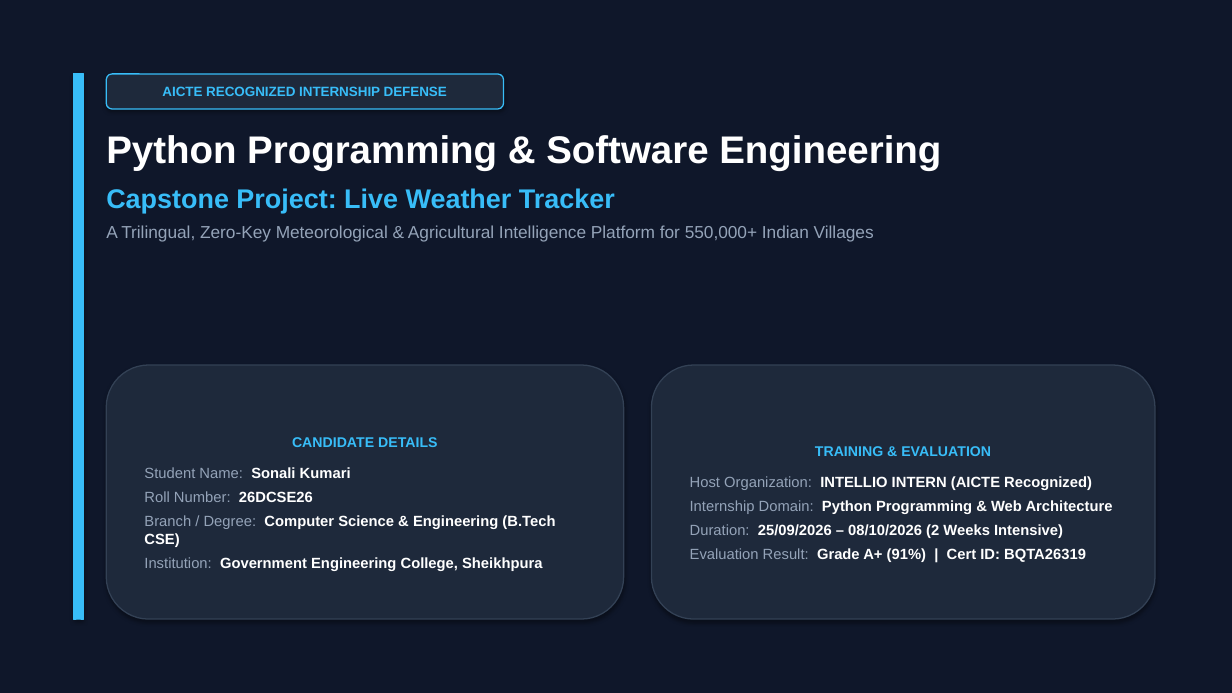
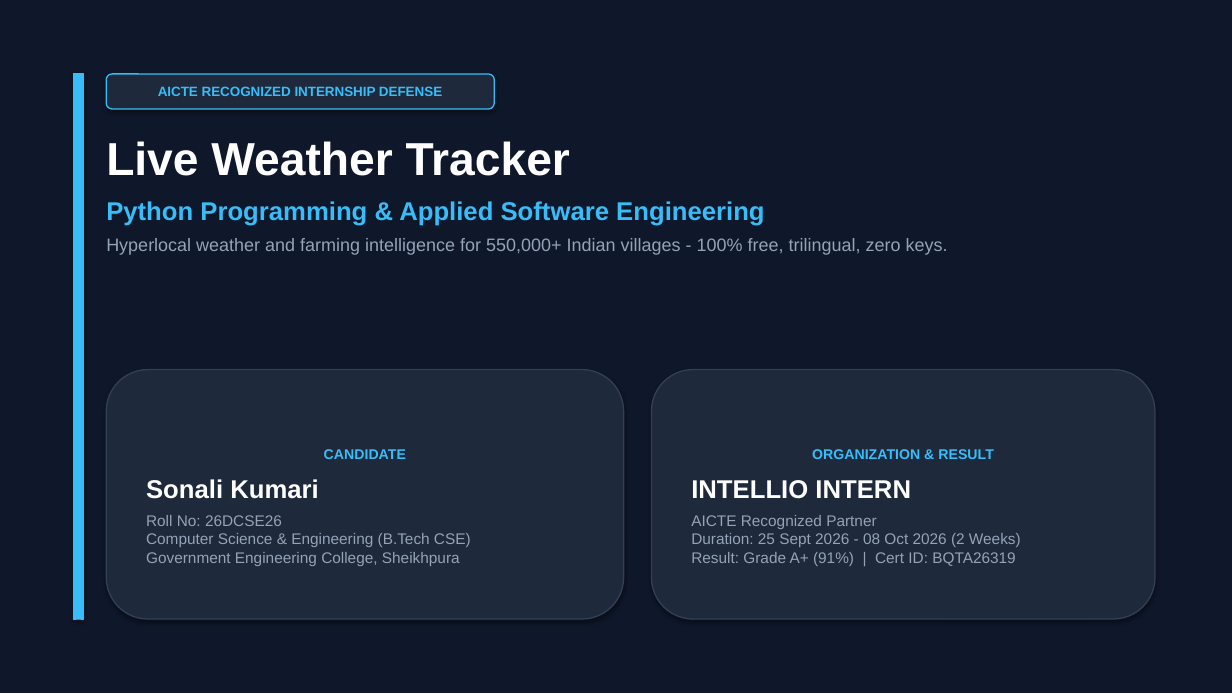
Before and after one commit to sonalikumari09/live-weather-tracker, a slide deck: slide 1 of Live_Weather_Tracker_Internship_Presentation.pptx. Drawn at 1232x693 pixels with LibreOffice and Linux fonts; fonts in the diff are those of the drawing. Boxes give left, top, right and bottom in pixels: in the first picture for what was removed or moved away, otherwise in the second. Text is boxed around its words. In the diff, an @@ line names an element or a change of style, - is before the commit and + after.

```diff
--- a/Live_Weather_Tracker_Internship_Presentation.pptx
+++ b/Live_Weather_Tracker_Internship_Presentation.pptx
@@ rounded rectangle "AICTE RECOGNIZED INTERNSHIP DEFENSE": place and size @@
-rounded rectangle "AICTE RECOGNIZED INTERNSHIP DEFENSE" at [106,74,504,109]
+rounded rectangle "AICTE RECOGNIZED INTERNSHIP DEFENSE" at [106,74,494,109]
@@ text at [106,141,948,255]: text changed; size 13.5 to 14 pt @@
-Python Programming & Software Engineering
-Capstone Project: Live Weather Tracker
-A Trilingual, Zero-Key Meteorological & Agricultural Intelligence Platform for 550,000+ Indian Villages
+Live Weather Tracker
+Python Programming & Applied Software Engineering
+Hyperlocal weather and farming intelligence for 550,000+ Indian villages - 100% free, trilingual, zero keys.
@@ rounded rectangle "CANDIDATE": place and size @@
-rounded rectangle "CANDIDATE" at [106,365,624,619]
+rounded rectangle "CANDIDATE" at [106,370,624,619]
@@ rounded rectangle "ORGANIZATION & RESULT": place and size @@
-rounded rectangle "ORGANIZATION & RESULT" at [652,365,1155,619]
+rounded rectangle "ORGANIZATION & RESULT" at [652,370,1155,619]
@@ text in rounded rectangle at [146,449,471,566]: text changed; size 11.5 to 12 pt; text colour #FFFFFF to #94A3B8; bold off @@
-CANDIDATE DETAILS
-Student Name: Sonali Kumari
-Roll Number: 26DCSE26
-Branch / Degree: Computer Science & Engineering (B.Tech CSE)
-Institution: Government Engineering College, Sheikhpura
+CANDIDATE
+Sonali Kumari
+Roll No: 26DCSE26
+Computer Science & Engineering (B.Tech CSE)
+Government Engineering College, Sheikhpura
@@ text in rounded rectangle at [691,449,1021,566]: text changed; size 11.5 to 12 pt; text colour #FFFFFF to #94A3B8; bold off @@
-TRAINING & EVALUATION
-Host Organization: INTELLIO INTERN (AICTE Recognized)
-Internship Domain: Python Programming & Web Architecture
-Duration: 25/09/2026 – 08/10/2026 (2 Weeks Intensive)
-Evaluation Result: Grade A+ (91%) | Cert ID: BQTA26319
+ORGANIZATION & RESULT
+INTELLIO INTERN
+AICTE Recognized Partner
+Duration: 25 Sept 2026 - 08 Oct 2026 (2 Weeks)
+Result: Grade A+ (91%) | Cert ID: BQTA26319
```
Also in this commit, not shown: 11 other slides changed, 18 other files.
